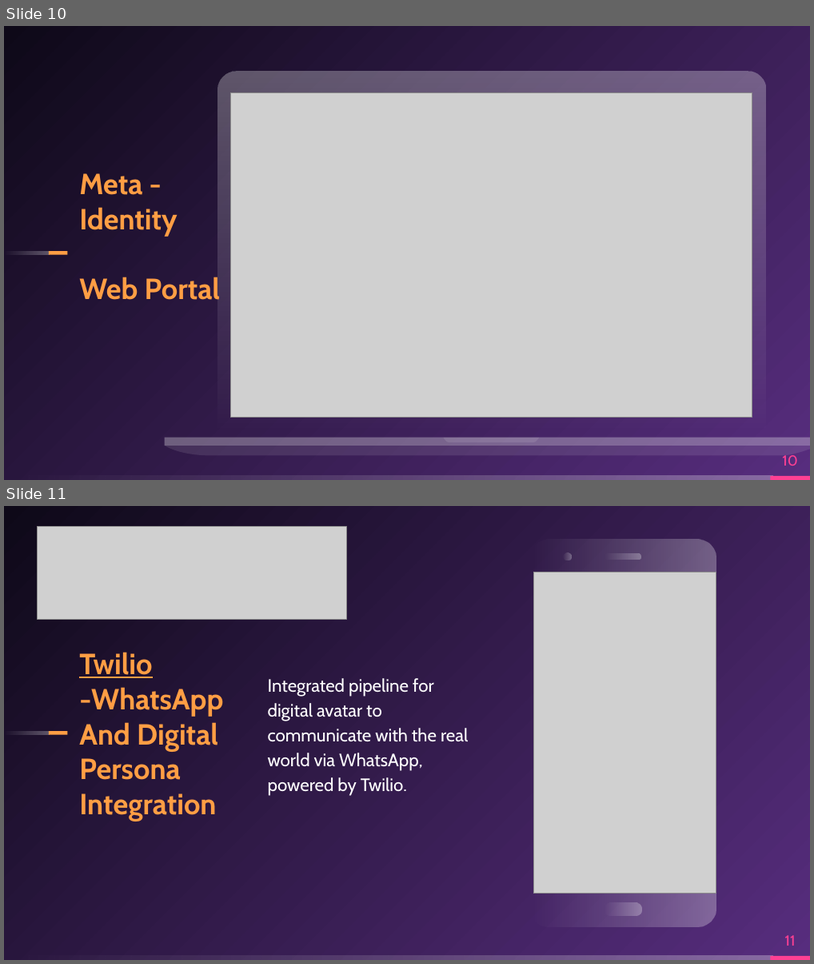
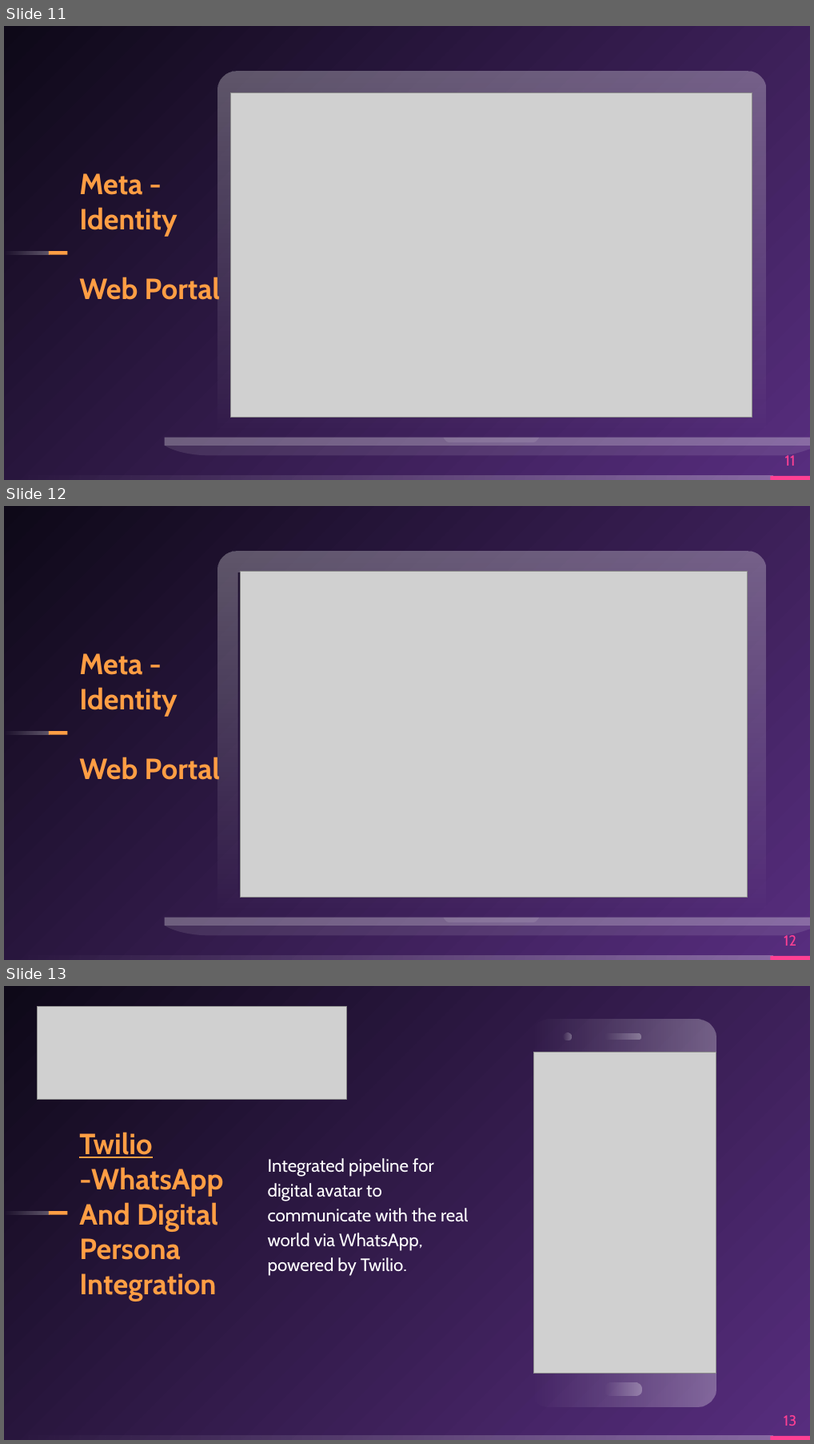
Before and after one commit to sacredvoid/hackUMass22, a slide deck: Meta-Indentity.pptx. Shown one above the other, each under a label of ours: slides 10 and 11 before the commit, slides 11, 12 and 13 after it. The pictures are 814x964 and 814x1444 pixels, drawn with LibreOffice and Linux fonts; fonts in the diff are those of the drawing; grey boxes stand for pictures. Boxes give left, top, right and bottom in pixels: in the first picture for what was removed or moved away, otherwise in the second. Text is boxed around its words. In the diff, an @@ line names an element or a change of style, - is before the commit and + after.

```diff
--- a/Meta-Indentity.pptx
+++ b/Meta-Indentity.pptx
@@ slide 12 added at <box>4,506,810,960</box>, background gradient #572D7E to #0E0918; not listed: 4 template elements that a slide beside it also shows @@
@@ picture added at <box>240,571,747,896</box> @@
@@ text added at <box>79,653,220,780</box>, 26 pt, text #FF9E44, bold @@
+Meta - Identity
+Web Portal
@@ group added at <box>165,551,810,936</box>: 4 freeform shapes @@
@@ page number added at <box>784,935,797,945</box>, 13 pt, text #FF4093 @@
+12
@@ what was slide 10 is now slide 11 @@
@@ page number at <box>786,455,796,465</box>: text changed @@
-10
+11
@@ what was slide 11 is now slide 13 @@
@@ page number at <box>784,1415,797,1425</box>: text changed @@
-11
+13
```
Also in this commit, not shown: 5 slides changed, 1 other slide added, 3 other files.
